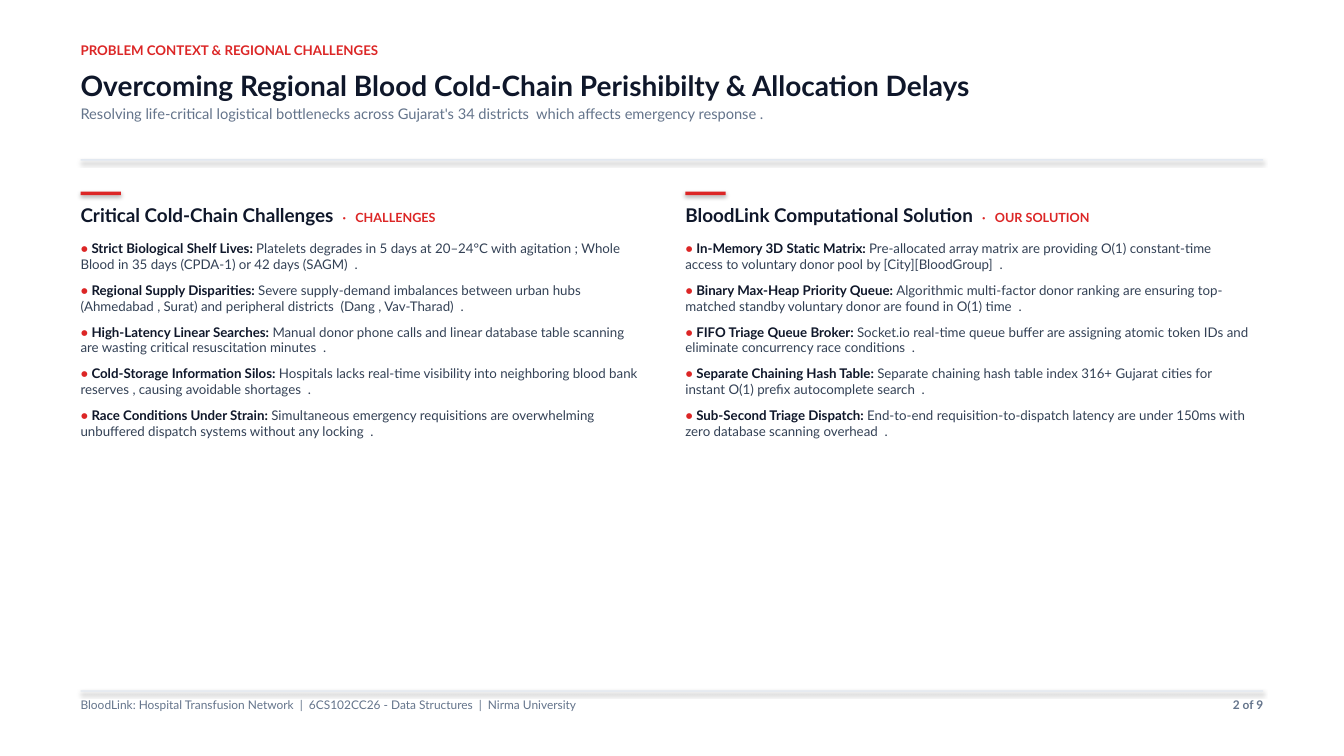
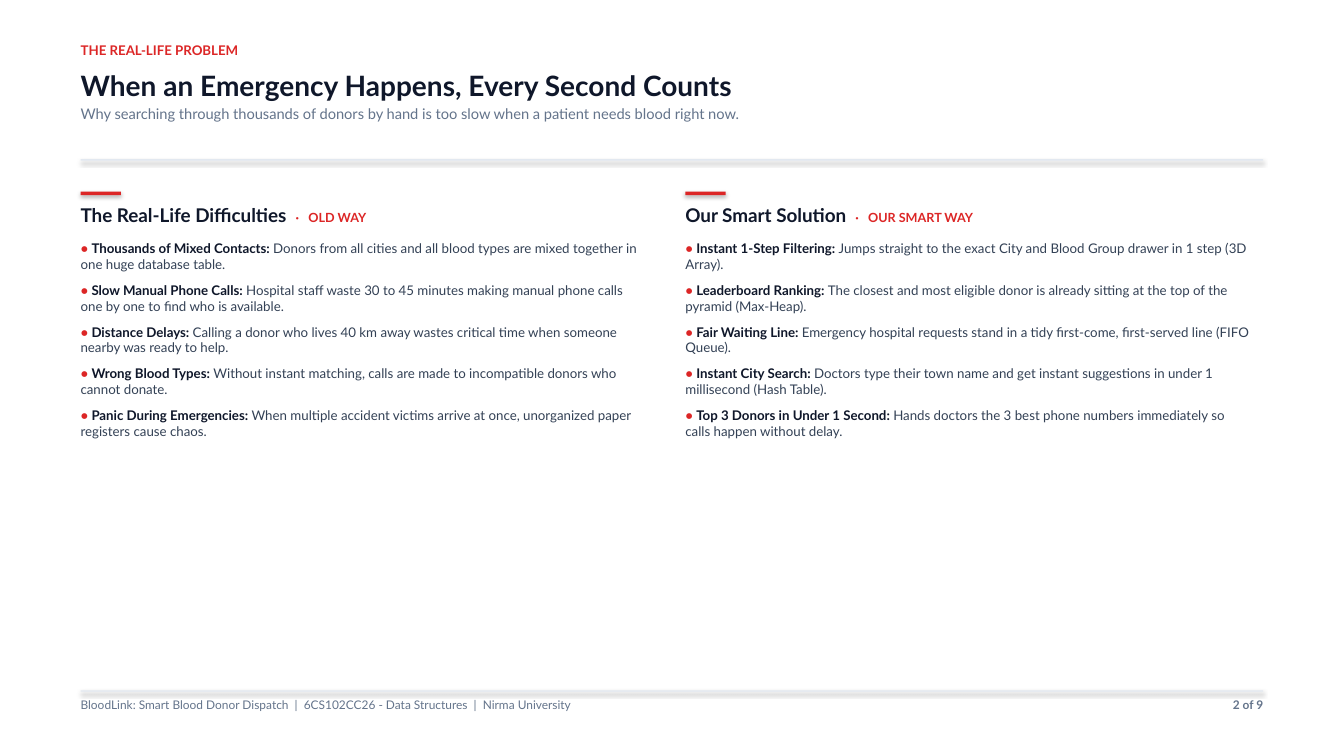
Before and after one commit to Shrey113/DS-Assignment-1, a slide deck: slide 2 of Final_Updated_Presentation.pptx. Drawn at 1344x756 pixels with LibreOffice and Linux fonts; fonts in the diff are those of the drawing. Boxes give left, top, right and bottom in pixels: in the first picture for what was removed or moved away, otherwise in the second. Text is boxed around its words. In the diff, an @@ line names an element or a change of style, - is before the commit and + after.

```diff
--- a/Final_Updated_Presentation.pptx
+++ b/Final_Updated_Presentation.pptx
@@ text at box(81, 45, 238, 55): text changed @@
-PROBLEM CONTEXT & REGIONAL CHALLENGES
+THE REAL-LIFE PROBLEM
@@ text at box(81, 75, 739, 122): text changed @@
-Overcoming Regional Blood Cold-Chain Perishibilty & Allocation Delays
-Resolving life-critical logistical bottlenecks across Gujarat's 34 districts which affects emergency response .
+When an Emergency Happens, Every Second Counts
+Why searching through thousands of donors by hand is too slow when a patient needs blood right now.
@@ text at box(81, 208, 637, 439): text changed @@
-Critical Cold-Chain Challenges · CHALLENGES
-• Strict Biological Shelf Lives: Platelets degrades in 5 days at 20–24°C with agitation ; Whole Blood in 35 days (CPDA-1) or 42 days (SAGM) .
-• Regional Supply Disparities: Severe supply-demand imbalances between urban hubs (Ahmedabad , Surat) and peripheral districts (Dang , Vav-Tharad) .
-• High-Latency Linear Searches: Manual donor phone calls and linear database table scanning are wasting critical resuscitation minutes .
-• Cold-Storage Information Silos: Hospitals lacks real-time visibility into neighboring blood bank reserves , causing avoidable shortages .
-• Race Conditions Under Strain: Simultaneous emergency requisitions are overwhelming unbuffered dispatch systems without any locking .
+The Real-Life Difficulties · OLD WAY
+• Thousands of Mixed Contacts: Donors from all cities and all blood types are mixed together in one huge database table.
+• Slow Manual Phone Calls: Hospital staff waste 30 to 45 minutes making manual phone calls one by one to find who is available.
+• Distance Delays: Calling a donor who lives 40 km away wastes critical time when someone nearby was ready to help.
+• Wrong Blood Types: Without instant matching, calls are made to incompatible donors who cannot donate.
+• Panic During Emergencies: When multiple accident victims arrive at once, unorganized paper registers cause chaos.
@@ text at box(685, 208, 1249, 439): text changed @@
-BloodLink Computational Solution · OUR SOLUTION
-• In-Memory 3D Static Matrix: Pre-allocated array matrix are providing O(1) constant-time access to voluntary donor pool by [City][BloodGroup] .
-• Binary Max-Heap Priority Queue: Algorithmic multi-factor donor ranking are ensuring top-matched standby voluntary donor are found in O(1) time .
-• FIFO Triage Queue Broker: Socket.io real-time queue buffer are assigning atomic token IDs and eliminate concurrency race conditions .
-• Separate Chaining Hash Table: Separate chaining hash table index 316+ Gujarat cities for instant O(1) prefix autocomplete search .
-• Sub-Second Triage Dispatch: End-to-end requisition-to-dispatch latency are under 150ms with zero database scanning overhead .
+Our Smart Solution · OUR SMART WAY
+• Instant 1-Step Filtering: Jumps straight to the exact City and Blood Group drawer in 1 step (3D Array).
+• Leaderboard Ranking: The closest and most eligible donor is already sitting at the top of the pyramid (Max-Heap).
+• Fair Waiting Line: Emergency hospital requests stand in a tidy first-come, first-served line (FIFO Queue).
+• Instant City Search: Doctors type their town name and get instant suggestions in under 1 millisecond (Hash Table).
+• Top 3 Donors in Under 1 Second: Hands doctors the 3 best phone numbers immediately so calls happen without delay.
@@ text at box(81, 700, 571, 711): text changed @@
-BloodLink: Hospital Transfusion Network | 6CS102CC26 - Data Structures | Nirma University
+BloodLink: Smart Blood Donor Dispatch | 6CS102CC26 - Data Structures | Nirma University
```
Also in this commit, not shown: 7 other slides changed, 1 slide added, 1 slide removed, 4 other files.
